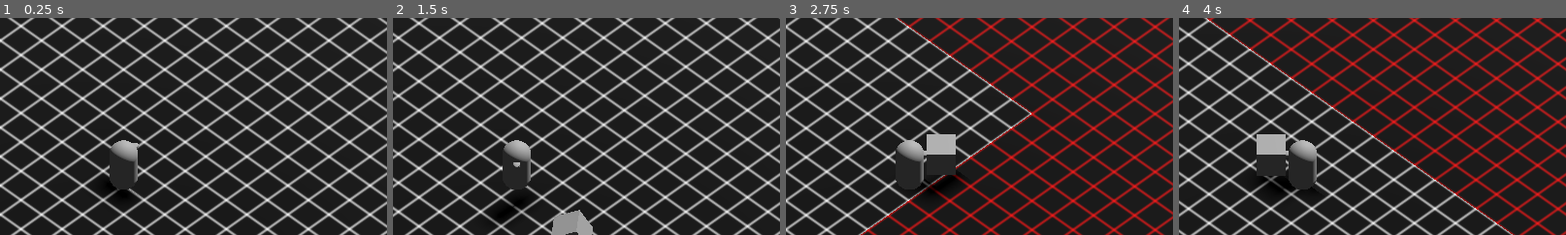
Above: before the commit, frames 1-4 (left to right).
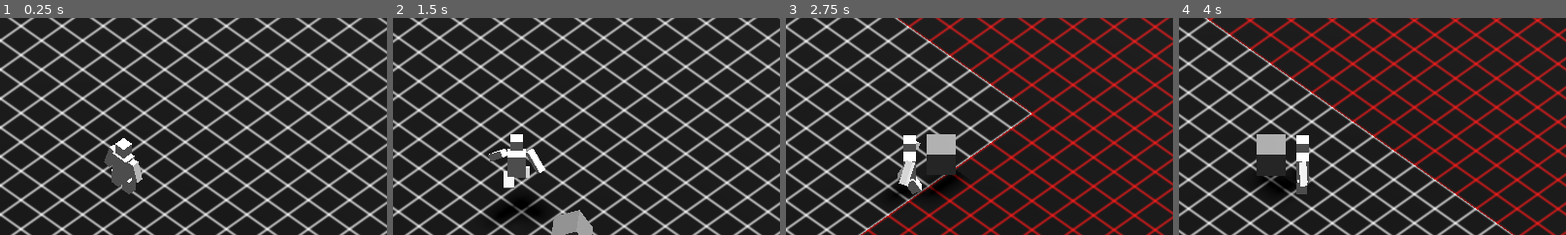
Above: after the commit, the same moments.

Repository: Sprotex/ludum-dare-53
Game: Godot game, scene res://blocks/main_level.tscn
Two runs of this game, one before a commit and one after it. Both use one fixed random seed, a clock stepped at 60 frames per second and the inputs below.
Inputs:
- Up to frame 1 (0.25 s): no input
- Up to frame 2 (1.5 s): tap Enter at 0.5 s; hold D (move_right) 0.53-1.28 s; tap E (box_action) at 0.6, 1.35 s; tap Space (jump) at 0.77 s; hold S (move_down) from 1.28 s (still down)
- Up to frame 3 (2.75 s): tap Space (jump) at 1.52 s; release S (move_down) at 2.03 s; hold D (move_right) from 2.03 s (still down); tap E (box_action) at 2.1 s
- Up to frame 4 (4 s): release D (move_right) at 2.78 s; hold W (move_up) 2.78-3.53 s; tap E (box_action) at 2.85, 3.6 s; tap Space (jump) at 3.02, 3.77 s; hold A (move_left) from 3.53 s (still down)
The pictures show only the part of the screen within x 34-84%, y 26-76%; the shares and areas given below are measured in that part.

The runs differ from the first frame. In frame 1, 1.8% of the frame differs, in the area x 26-37%, y 55-85%; in frame 2, 1.9%, in the area x 24-40%, y 53-95%; in frame 3, 1.6%; in frame 4, 1.3%.

Commit message:
import player character
implement basic animation

Diff:
--- a/blocks/character/MoveInput.gd
+++ b/blocks/character/MoveInput.gd
@@ -3,7 +3,7 @@
 class_name MoveInput
 
 var is_inverted = false
-var direction
+var direction = Vector3.ZERO
 
 
 func _set_direction() -> void:
--- /dev/null
+++ b/blocks/character/block_dude.gd
@@ -0,0 +1,5 @@
+extends Node3D
+
+class_name AnimationPlayerRelay
+
+@export var animation_player: AnimationPlayer
--- /dev/null
+++ b/blocks/character/block_dude.tscn
@@ -0,0 +1,24 @@
+[gd_scene load_steps=3 format=3 uid="uid://lpyorcs5g8jc"]
+
+[ext_resource type="PackedScene" uid="uid://cafvlq460xr8o" path="res://assets/block_dude.gltf" id="1_bbx8a"]
+[ext_resource type="Script" path="res://blocks/character/block_dude.gd" id="2_o82hq"]
+
+[node name="block_dude" node_paths=PackedStringArray("animation_player") instance=ExtResource("1_bbx8a")]
+script = ExtResource("2_o82hq")
+animation_player = NodePath("AnimationPlayer")
+
+[node name="Leg" parent="." index="0"]
+visible = false
+
+[node name="Arm" parent="." index="1"]
+visible = false
+
+[node name="Skeleton3D" parent="Armature" index="1"]
+bones/1/position = Vector3(6.81377e-08, 0, -0.705255)
+bones/2/rotation = Quaternion(0.886352, -0.0907413, -0.409308, 0.1965)
+bones/3/rotation = Quaternion(0.1965, 0.409308, 0.0907412, 0.886353)
+bones/6/rotation = Quaternion(0.513958, 0.156646, 0.768367, 0.347737)
+bones/7/rotation = Quaternion(0.513958, -0.156646, 0.768367, -0.347737)
+
+[node name="AnimationPlayer" parent="." index="3"]
+autoplay = "idle"
--- /dev/null
+++ b/blocks/character/player/CharacterAnimationControl.gd
@@ -0,0 +1,29 @@
+extends Node
+
+@export var animation_relay: AnimationPlayerRelay
+@export var move_input: MoveInput
+@export var box_weilder: BoxWeilder
+
+@onready var animation_player = animation_relay.animation_player
+
+const RUN_ANIMATION = "run"
+const IDLE_ANIMATION = "idle"
+
+func _handle_changing_animation(next_animation: String) -> void:
+  var current_animation = animation_player.current_animation
+  if current_animation == next_animation:
+    return
+  animation_player.play(next_animation)
+
+
+func _handle_movement() -> void:
+  if move_input.direction == null:
+    return
+  if move_input.direction.length_squared() <= 0.01:
+    _handle_changing_animation(IDLE_ANIMATION)
+    return
+  _handle_changing_animation(RUN_ANIMATION)
+
+
+func _process(_delta: float) -> void:
+  _handle_movement()
--- a/blocks/character/player/player.tscn
+++ b/blocks/character/player/player.tscn
@@ -1,6 +1,8 @@
-[gd_scene load_steps=13 format=3 uid="uid://byj8jn5wgprlq"]
+[gd_scene load_steps=14 format=3 uid="uid://byj8jn5wgprlq"]
 
 [ext_resource type="Script" path="res://blocks/character/player/PlayerMoveInput.gd" id="1_1u0jw"]
+[ext_resource type="PackedScene" uid="uid://lpyorcs5g8jc" path="res://blocks/character/block_dude.tscn" id="1_ftvrs"]
+[ext_resource type="Script" path="res://blocks/character/player/CharacterAnimationControl.gd" id="2_kgcjw"]
 [ext_resource type="Script" path="res://blocks/character/Walking.gd" id="2_x5uh0"]
 [ext_resource type="Script" path="res://blocks/character/player/RotationAligner.gd" id="3_dhrt0"]
 [ext_resource type="Script" path="res://blocks/character/player/BoxWeilder.gd" id="4_y81wd"]
@@ -12,8 +14,6 @@
 
 [sub_resource type="CapsuleShape3D" id="CapsuleShape3D_6vbtk"]
 
-[sub_resource type="CapsuleMesh" id="CapsuleMesh_hsq3r"]
-
 [sub_resource type="BoxShape3D" id="BoxShape3D_f6rpv"]
 size = Vector3(0.6, 0.6, 0.6)
 
@@ -22,17 +22,23 @@
 collision_layer = 4
 collision_mask = 19
 
+[node name="block_dude" parent="." instance=ExtResource("1_ftvrs")]
+transform = Transform3D(-1, 0, -8.74228e-08, 0, 1, 0, 8.74228e-08, 0, -1, 0, -1, 0)
+
+[node name="Skeleton3D" parent="block_dude/Armature" index="1"]
+bones/5/position = Vector3(6.20183e-14, 1.11016, 1.96393e-07)
+bones/6/position = Vector3(0.490527, 0.783385, -1.08132e-07)
+bones/6/rotation = Quaternion(-1.4523e-07, -2.19303e-07, 0.911045, -0.412308)
+bones/7/position = Vector3(-0.490527, 0.783385, 1.2577e-07)
+
 [node name="CollisionShape3D" type="CollisionShape3D" parent="."]
 shape = SubResource("CapsuleShape3D_6vbtk")
 
-[node name="MeshInstance3D" type="MeshInstance3D" parent="."]
-mesh = SubResource("CapsuleMesh_hsq3r")
-skeleton = NodePath("../..")
-
-[node name="Nose" type="MeshInstance3D" parent="."]
-transform = Transform3D(0.251765, 0, 0, 0, 0.0881899, 0, 0, 0, 0.364906, 0, 0.536, -0.5)
-mesh = SubResource("CapsuleMesh_hsq3r")
-skeleton = NodePath("../..")
+[node name="CharacterAnimationControl" type="Node" parent="." node_paths=PackedStringArray("animation_relay", "move_input", "box_weilder")]
+script = ExtResource("2_kgcjw")
+animation_relay = NodePath("../block_dude")
+move_input = NodePath("../PlayerMoveInput")
+box_weilder = NodePath("../BoxLogic/BoxWeilder")
 
 [node name="PlayerMoveInput" type="Node" parent="."]
 script = ExtResource("1_1u0jw")
@@ -89,3 +95,5 @@
 [node name="ShapeCast3D" type="ShapeCast3D" parent="BoxLogic/BoxPicker"]
 transform = Transform3D(1, 0, 0, 0, 1, 0, 0, 0, 1, 0, 2, -1)
 shape = SubResource("BoxShape3D_f6rpv")
+
+[editable path="block_dude"]
Not shown, added: assets/block_dude.gltf
Not shown, added: assets/block_dude.gltf.import
